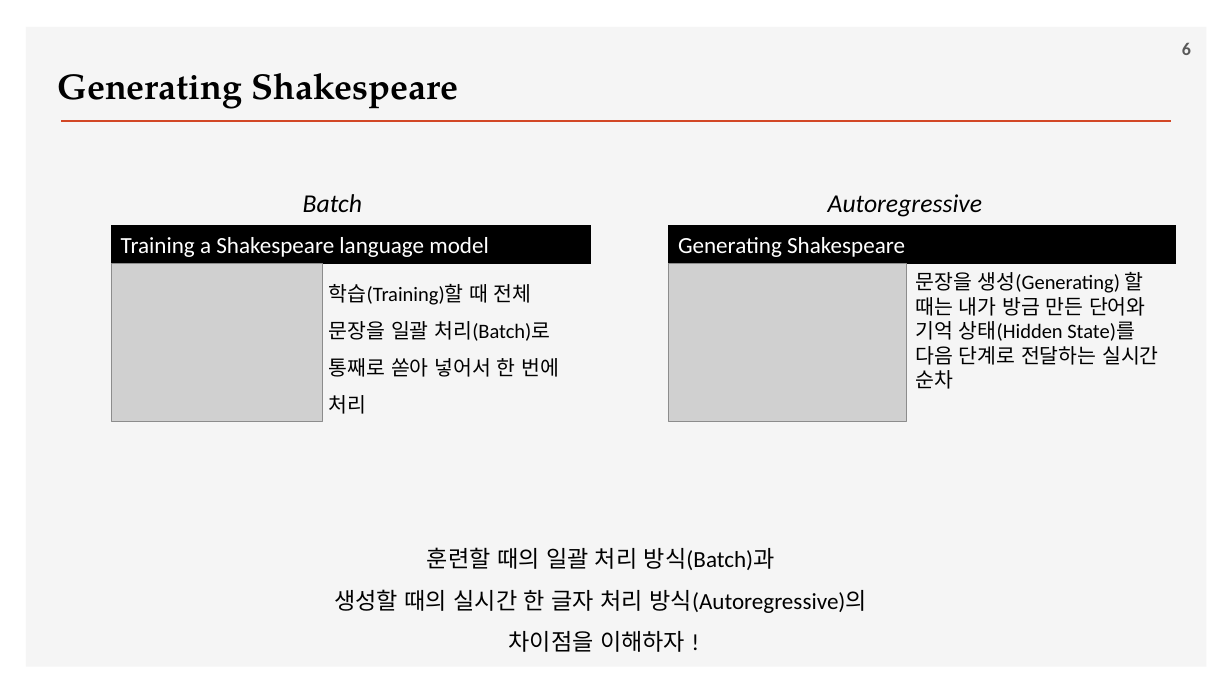
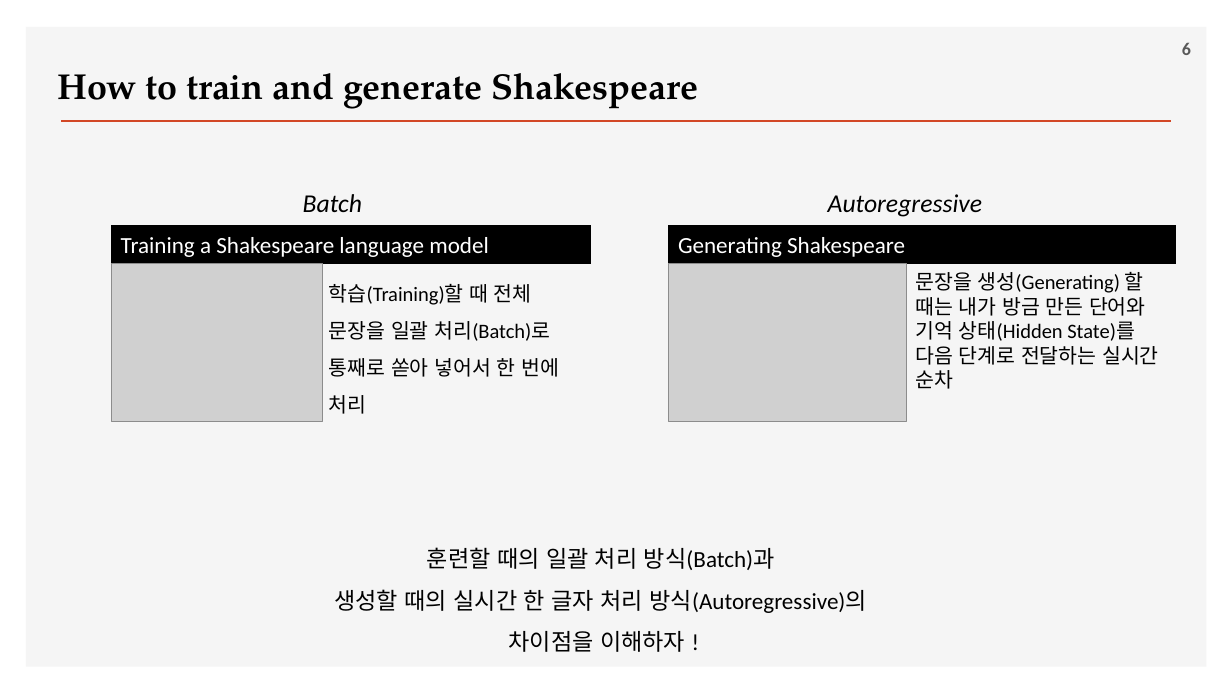
Before and after one commit to ancestor9/2026_Fall_Deep-Learning-with-Python, a slide deck: slide 6 of Chapter 15 Language models and the Transformer.pptx. Drawn at 1232x693 pixels with LibreOffice and Linux fonts; fonts in the diff are those of the drawing; grey boxes stand for pictures; background and template pictures are left out. Boxes give left, top, right and bottom in pixels: in the first picture for what was removed or moved away, otherwise in the second. Text is boxed around its words. In the diff, an @@ line names an element or a change of style, - is before the commit and + after.

```diff
--- a/Chapter 15 Language models and the Transformer.pptx
+++ b/Chapter 15 Language models and the Transformer.pptx
@@ text at (57, 73, 699, 109): text changed @@
-Generating Shakespeare
+How to train and generate Shakespeare
```
Also in this commit, not shown: 12 other slides changed, 2 slides added, 1 slide removed.
